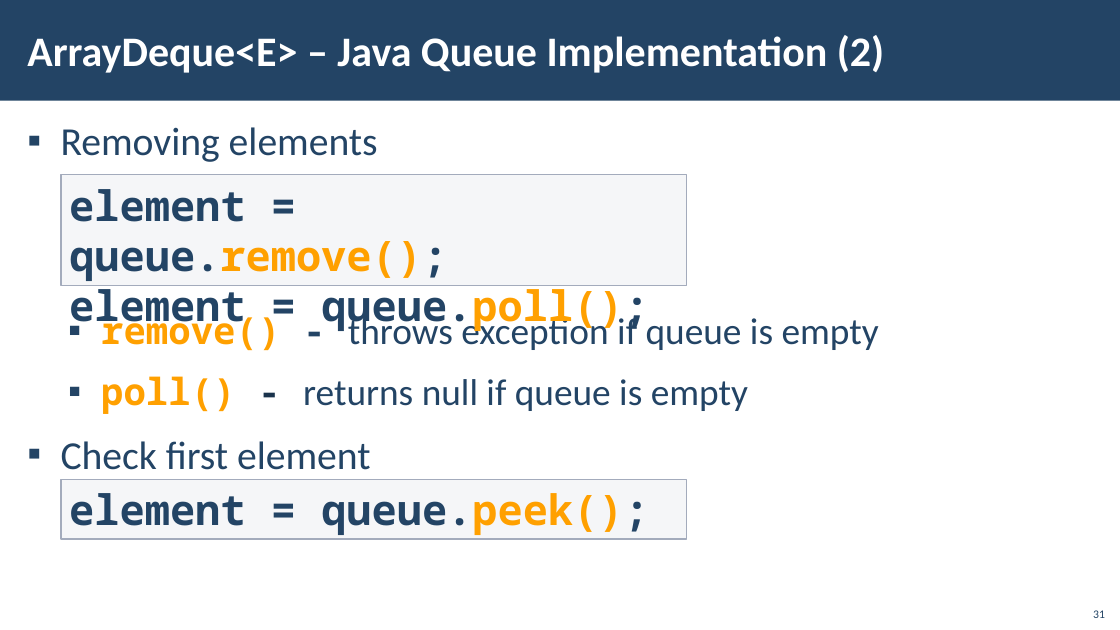
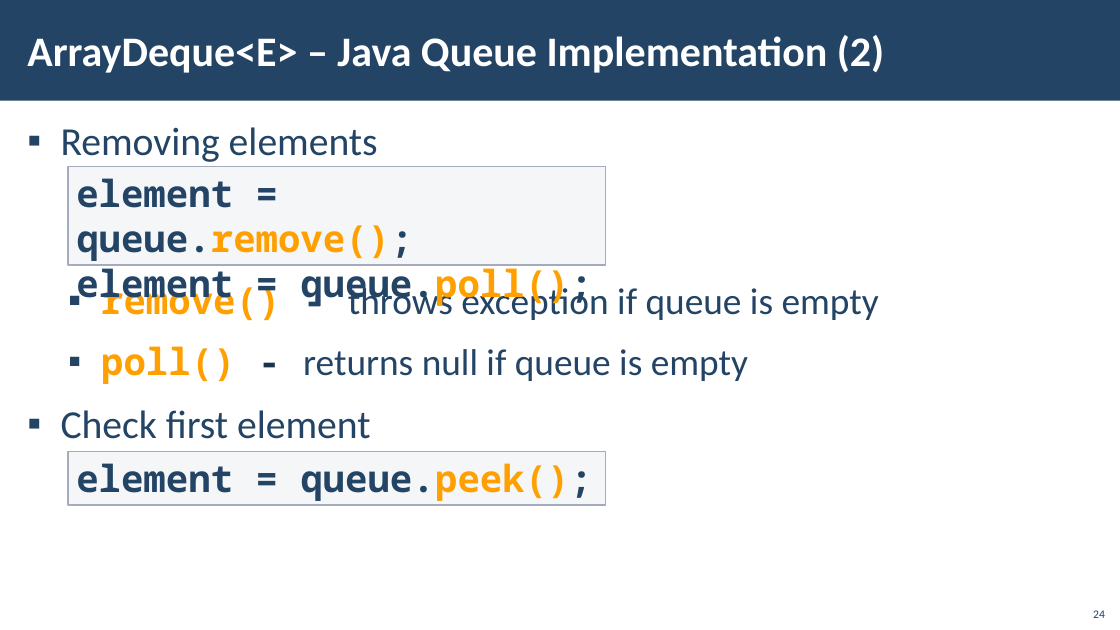
Before and after one commit to PetarPechev/Learning-Software-development, a slide deck: slide 24 of SoftUni/Java/Java Advanced/01. Stacks and Queues/01. Java-Advanced-Stacks-And-Queues.pptx (slide 31 before the commit). Drawn at 1120x630 pixels with LibreOffice and Linux fonts; fonts in the diff are those of the drawing; background and template pictures are left out. Boxes give left, top, right and bottom in pixels: in the first picture for what was removed or moved away, otherwise in the second. Text is boxed around its words. In the diff, an @@ line names an element or a change of style, - is before the commit and + after.

```diff
--- a/SoftUni/Java/Java Advanced/01. Stacks and Queues/01. Java-Advanced-Stacks-And-Queues.pptx
+++ b/SoftUni/Java/Java Advanced/01. Stacks and Queues/01. Java-Advanced-Stacks-And-Queues.pptx
@@ text "Removing elements" rewrapped from bbox=[61, 127, 879, 470] to bbox=[61, 127, 879, 439] @@
@@ rectangle "element = queue.remove();": place and size @@
-rectangle "element = queue.remove();" at bbox=[61, 175, 687, 285]
+rectangle "element = queue.remove();" at bbox=[68, 166, 606, 266]
@@ rectangle "element = queue.remove();" at bbox=[68, 166, 606, 266]: size 36 to 32 pt @@
@@ rectangle "element = queue.peek();" at bbox=[68, 451, 606, 505]: size 36 to 32 pt @@
@@ rectangle "element = queue.peek();": place and size @@
-rectangle "element = queue.peek();" at bbox=[61, 480, 687, 539]
+rectangle "element = queue.peek();" at bbox=[68, 451, 606, 505]
@@ page number at bbox=[1093, 610, 1105, 618]: text changed @@
-31
+24
```
Also in this commit, not shown: 11 other slides changed, 7 slides removed, 4 other files.
